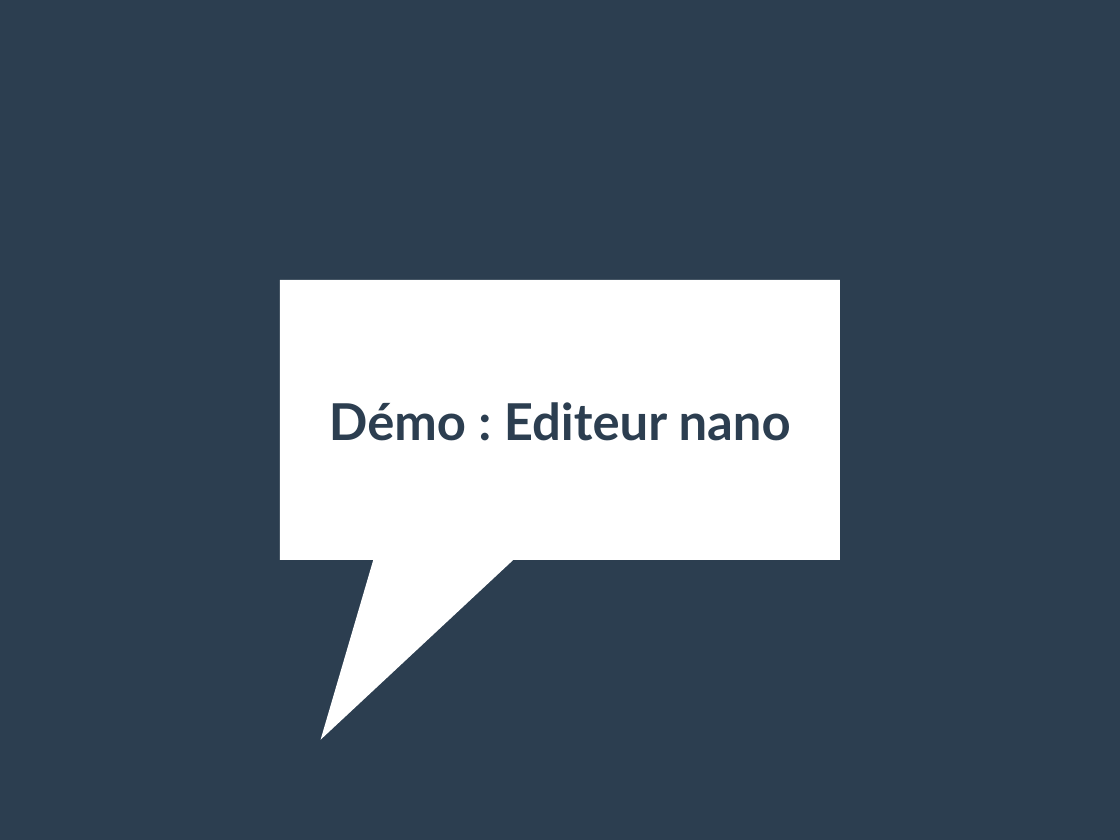
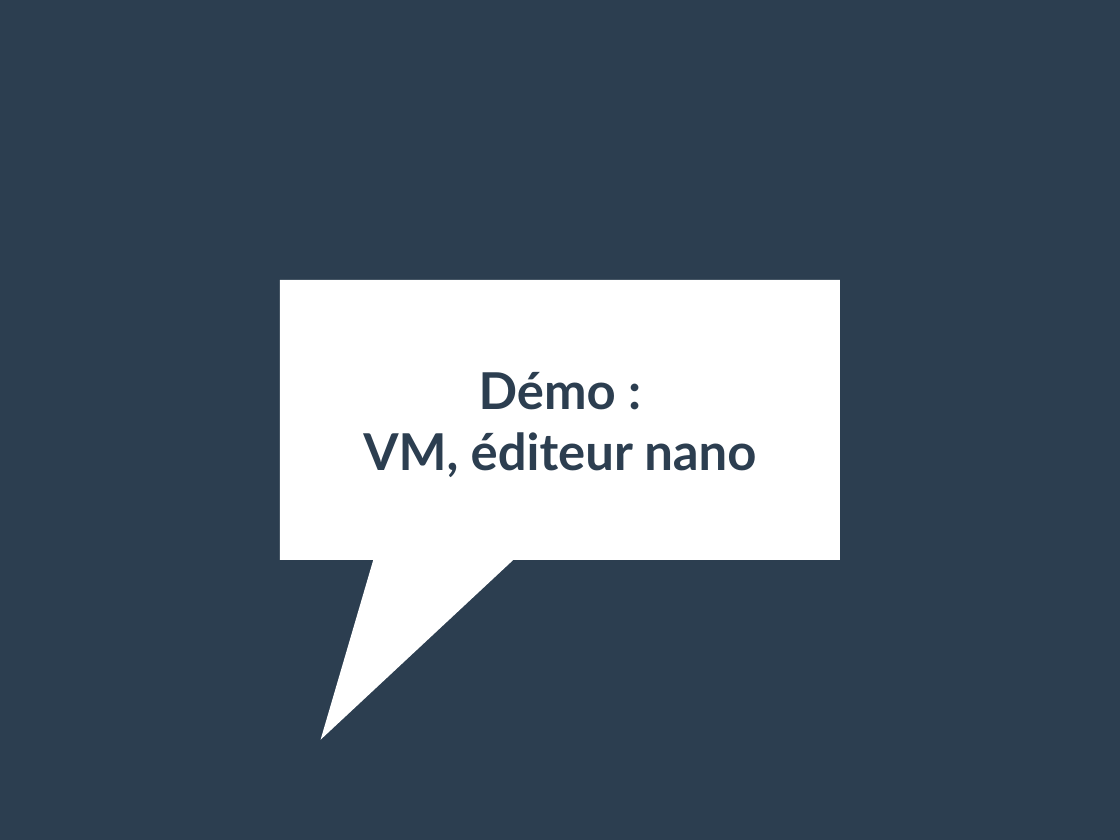
Before and after one commit to pushou/formation-git, a slide deck: slide 12 of 1-Introduction.odp. Drawn at 1120x840 pixels with LibreOffice and Linux fonts; fonts in the diff are those of the drawing. Boxes give left, top, right and bottom in pixels: in the first picture for what was removed or moved away, otherwise in the second. Text is boxed around its words. In the diff, an @@ line names an element or a change of style, - is before the commit and + after.

Commit message:
Clarification que la démo 1 inclut la VM

```diff
--- a/1-Introduction.odp
+++ b/1-Introduction.odp
@@ title at box(363, 372, 756, 477): text changed @@
-Démo : Editeur nano
+Démo :
+VM, éditeur nano
```
Also in this commit, not shown: 2 other files.
